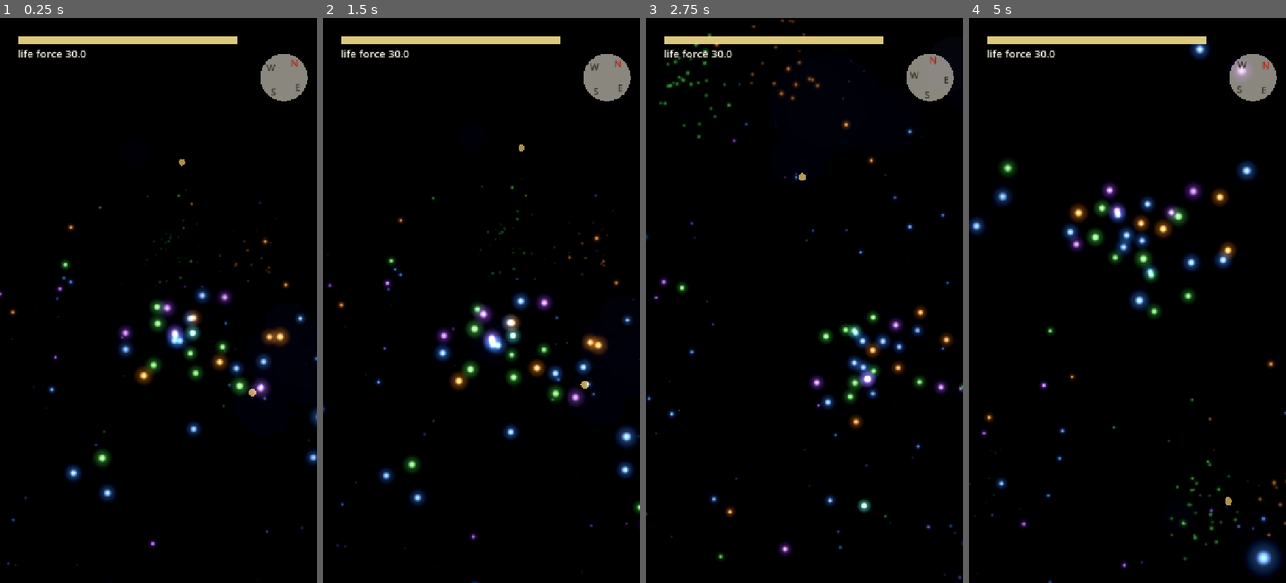
Above: before the commit, frames 1-4 (left to right).
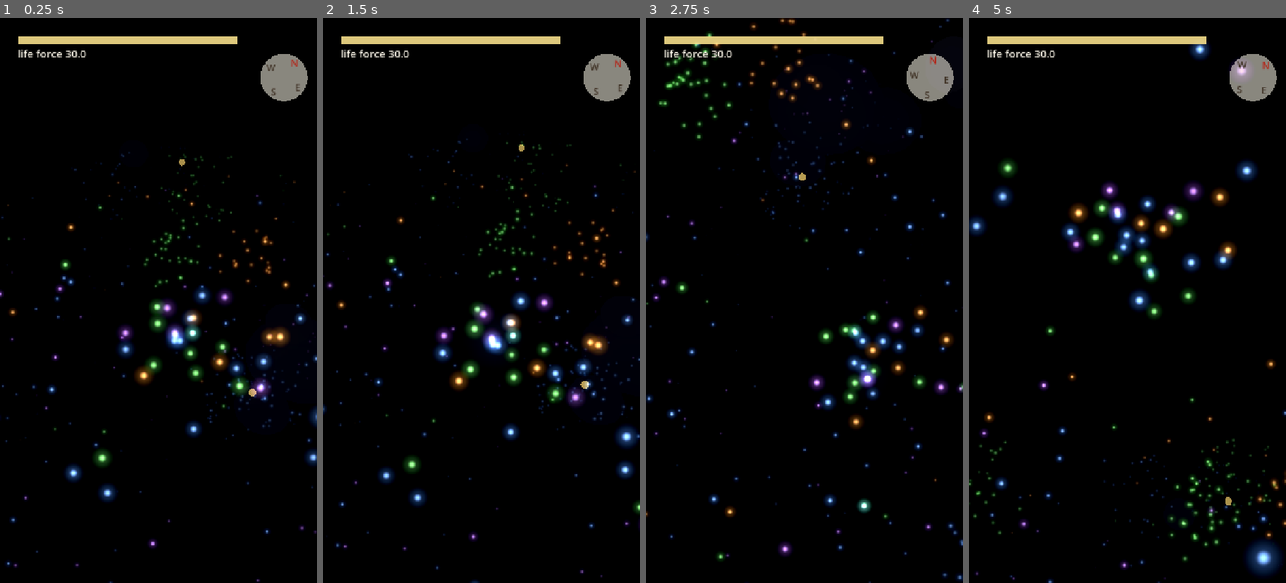
Above: after the commit, the same moments.

Repository: SimonSouleyman/gamdev
Game: Godot game, scene res://roots/root_view.tscn
Two runs of this game, one before a commit and one after it. Both use one fixed random seed, a clock stepped at 60 frames per second and the inputs below. This scene is started directly instead of the project's main scene.
Inputs (mouse positions are in pixels of both pictures, inside the frame that each line leads up to):
- Up to frame 1 (0.25 s): no input
- Up to frame 2 (1.5 s): tap Enter at 0.5 s; move the mouse to (551, 272) at 0.52 s; hold Right (ui_right) 0.53-1.25 s; tap T at 0.6 s; click (551, 272) at 0.67 s; tap Space at 0.77 s; drag from (418, 328) to (465, 413) at 1.27 s
- Up to frame 3 (2.75 s): move the mouse to (836, 176) at 2.02 s; hold Right (ui_right) from 2.03 s (still down); tap J at 2.1 s
- Up to frame 4 (5 s): release Right (ui_right) at 2.75 s; drag from (1111, 413) to (1032, 215) at 2.77 s; move the mouse to (1222, 385) at 3.52 s; hold Left (ui_left) 3.53-4.25 s; tap T at 3.6 s; tap Space at 3.77 s; drag from (1032, 215) to (1079, 159) at 4.27 s

The runs differ from the first frame. In frame 1, 1.0% of the frame differs, in the area x 0-100%, y 23-100%; in frame 2, 1.0%; in frame 3, 1.3%, in the area x 0-100%, y 0-100%; in frame 4, 0.9%.

Commit message:
A wedged root turns back and, if still stuck, ends; overview shows the whole underground
Co-Authored-By: Claude Opus 5.5 (1M context) <noreply@anthropic.com>

Diff:
--- a/Tree/roots/root_view.gd
+++ b/Tree/roots/root_view.gd
@@ -417,8 +417,11 @@
 		return
 	match mode:
 		Mode.RUN:
+			(_dots.material_override as ShaderMaterial).set_shader_parameter("fog_far", 15.0)
 			_process_run(delta)
 		Mode.PICK, Mode.DONE:
+			# From the overview the whole underground glows; up close only the near dots do.
+			(_dots.material_override as ShaderMaterial).set_shader_parameter("fog_far", _orbit_distance + 12.0)
 			if not _pressing:
 				_orbit_yaw += delta * 0.08
 			var target := _orbit_position()
@@ -539,7 +542,7 @@
 	add_child(m)
 	var tw := create_tween()
 	tw.set_parallel(true)
-	tw.tween_property(m, "scale", Vector3.ONE * size * 2.5, 0.45)
+	tw.tween_property(m, "scale", Vector3.ONE * size * 1.6, 0.45)
 	tw.tween_method(func(a: float) -> void: mat.set_shader_parameter("tint", Color(color, a)), 1.0, 0.0, 0.45)
 	tw.chain().tween_callback(m.queue_free)
 
--- a/Tree/shared/root_system.gd
+++ b/Tree/shared/root_system.gd
@@ -75,6 +75,7 @@
 	run_length = 0.0
 	_carry = 0.0
 	run_totals = PackedFloat32Array([0, 0, 0, 0])
+	_stuck_time = 0.0
 	if from_id == 0:
 		heading = Vector3(0.0, -0.5, -1.0).normalized()
 	else:
@@ -104,6 +105,7 @@
 	# Life force pays for the distance the tip really moved, never for pushing against a wall.
 	var steps := maxi(1, ceili(want / 0.1))
 	var ends := false
+	var start_of_frame := tip_position
 	for _i in range(steps):
 		var before := tip_position
 		var cost_rate := cost_per_metre(tip_position)
@@ -117,6 +119,9 @@
 		if ends or not run_active:
 			break
 	last_finds = ground.touch_finds(tip_position)
+	_unstick(start_of_frame, want, delta)
+	if _stuck_time > STUCK_END_SECONDS:
+		ends = true  # truly wedged: the root ends here; the life force left is kept
 	if res.life_force <= 1e-4:
 		ends = true
 	if run_node_count() >= Budgets.ROOT_MAX_NODES_PER_MAIN_ROOT:
@@ -126,6 +131,24 @@
 		end_run(ground, res)
 		return false
 	return true
+
+
+## A tip wedged between rocks, the floor and the world edge turns back toward the trunk and up;
+## if it still cannot move after a few seconds the run ends, so a night can never hang.
+const STUCK_TURN_SECONDS: float = 0.6
+const STUCK_END_SECONDS: float = 4.0
+var _stuck_time: float = 0.0
+
+
+func _unstick(start: Vector3, want: float, delta: float) -> void:
+	if start.distance_to(tip_position) > want * 0.15:
+		_stuck_time = 0.0
+		return
+	_stuck_time += delta
+	if _stuck_time > STUCK_TURN_SECONDS:
+		var inward := Vector3(-tip_position.x, 0.0, -tip_position.z)
+		heading = _clamp_pitch((inward.normalized() + Vector3.UP * 0.6).normalized() if inward.length_squared() > 0.01 else Vector3.UP)
+		_update_right()
 
 
 func _update_right() -> void:
--- a/Tree/tests/test_root_system.gd
+++ b/Tree/tests/test_root_system.gd
@@ -215,3 +215,20 @@
 			guard += 1
 		lengths.append(r.run_length)
 	t.check(absf(lengths[0] - lengths[2]) < 1.0, "run length does not depend on the frame rate (%s)" % str(lengths))
+
+
+func test_a_wedged_root_ends_instead_of_hanging() -> void:
+	# QA: a rock through both the floor and the world edge could box the tip in for good.
+	var u := Underground.new(5)
+	u.rock_centers.append(Vector3(0.0, -9.6, -13.4))
+	u.rock_radii.append(1.2)
+	var r := RootSystem.new(5)
+	var res := Resources.new()
+	res.life_force = 500.0
+	r.start_run(0)
+	r.tip_position = Vector3(1.0, -9.95, -13.9)
+	r.heading = Vector3(-0.5, -0.9, -0.3).normalized()
+	var frames := 0
+	while r.advance(Vector2(-1.0, -1.0), true, 1.0 / 30.0, u, res) and frames < 30 * 120:
+		frames += 1
+	t.check(not r.run_active, "the run ends or escapes within two minutes (%d frames)" % frames)
